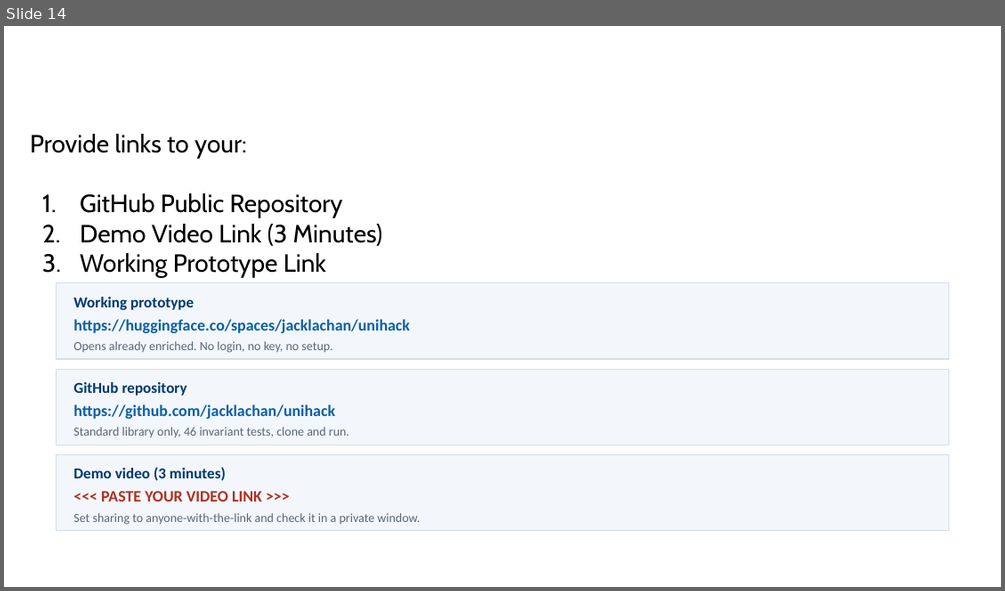
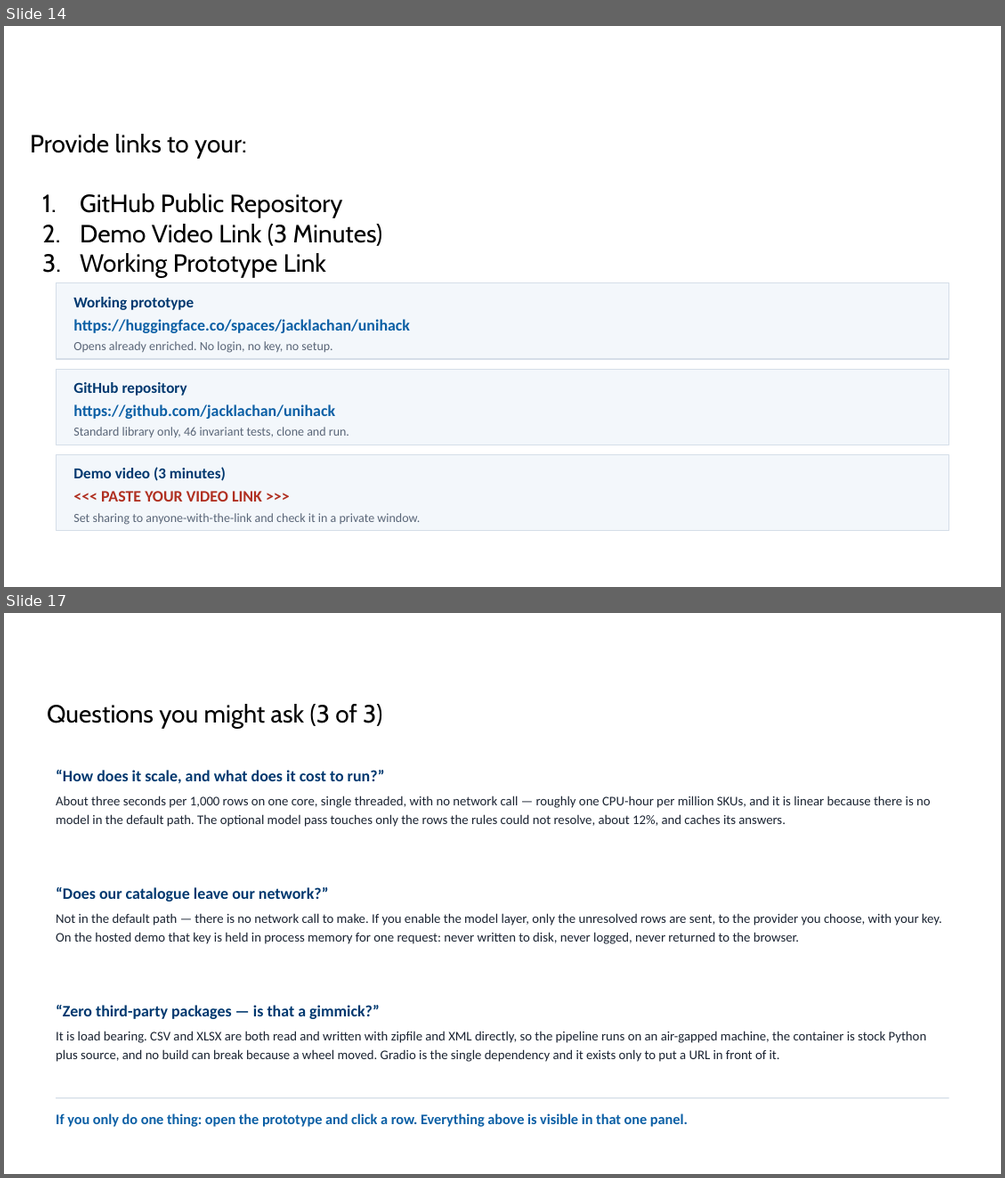
Before and after one commit to jacklachan/unihack, a slide deck: docs/deck/CALIPER_UniHack.pptx. Shown one above the other, each under a label of ours: slide 14 before the commit, slides 14 and 17 after it; the slides between them are not shown. The pictures are 1005x591 and 1005x1178 pixels, drawn with LibreOffice and Linux fonts; fonts in the diff are those of the drawing; background and template pictures are left out. Boxes give left, top, right and bottom in pixels: in the first picture for what was removed or moved away, otherwise in the second. Text is boxed around its words. In the diff, an @@ line names an element or a change of style, - is before the commit and + after.

```diff
--- a/docs/deck/CALIPER_UniHack.pptx
+++ b/docs/deck/CALIPER_UniHack.pptx
@@ slide 17 added at bbox=[4, 613, 1001, 1174], background picture (left out) @@
@@ text added at bbox=[47, 704, 382, 728], 18 pt, text #000000 @@
+Questions you might ask (3 of 3)
@@ text added at bbox=[56, 770, 930, 827], 9.5 pt, text #1B2432 @@
+“How does it scale, and what does it cost to run?”
+About three seconds per 1,000 rows on one core, single threaded, with no network call — roughly one CPU-hour per million SKUs, and it is linear because there is no model in the default path. The optional model pass touches only the rows the rules could not resolve, about 12%, and caches its answers.
@@ text added at bbox=[56, 887, 942, 944], 9.5 pt, text #1B2432 @@
+“Does our catalogue leave our network?”
+Not in the default path — there is no network call to make. If you enable the model layer, only the unresolved rows are sent, to the provider you choose, with your key. On the hosted demo that key is held in process memory for one request: never written to disk, never logged, never returned to the browser.
@@ text added at bbox=[56, 1005, 927, 1062], 9.5 pt, text #1B2432 @@
+“Zero third-party packages — is that a gimmick?”
+It is load bearing. CSV and XLSX are both read and written with zipfile and XML directly, so the pipeline runs on an air-gapped machine, the container is stock Python plus source, and no build can break because a wheel moved. Gradio is the single dependency and it exists only to put a URL in front of it.
@@ rectangle added at bbox=[56, 1097, 949, 1098], fill #D5DEE8 @@
@@ text added at bbox=[56, 1113, 688, 1127], 10.5 pt, text #0B5FA5, bold @@
+If you only do one thing: open the prototype and click a row. Everything above is visible in that one panel.
```
Also in this commit, not shown: 1 slide changed, 2 other slides added, 3 other files.
